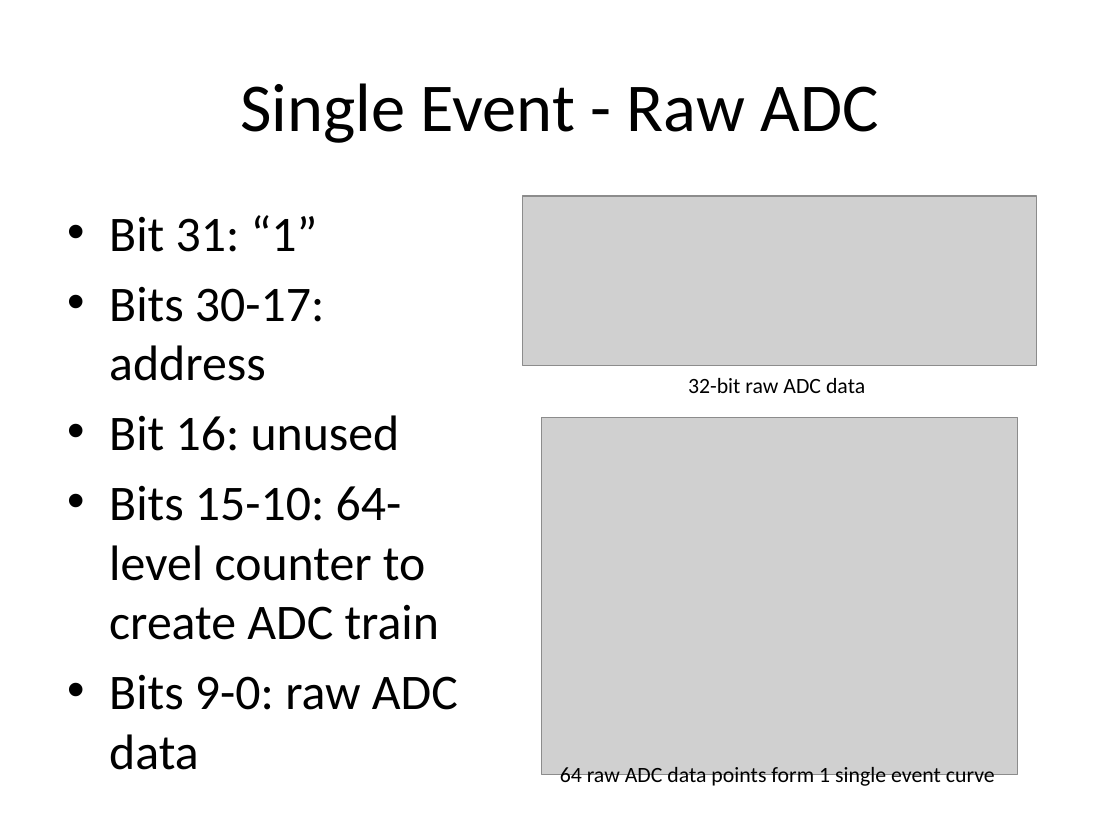
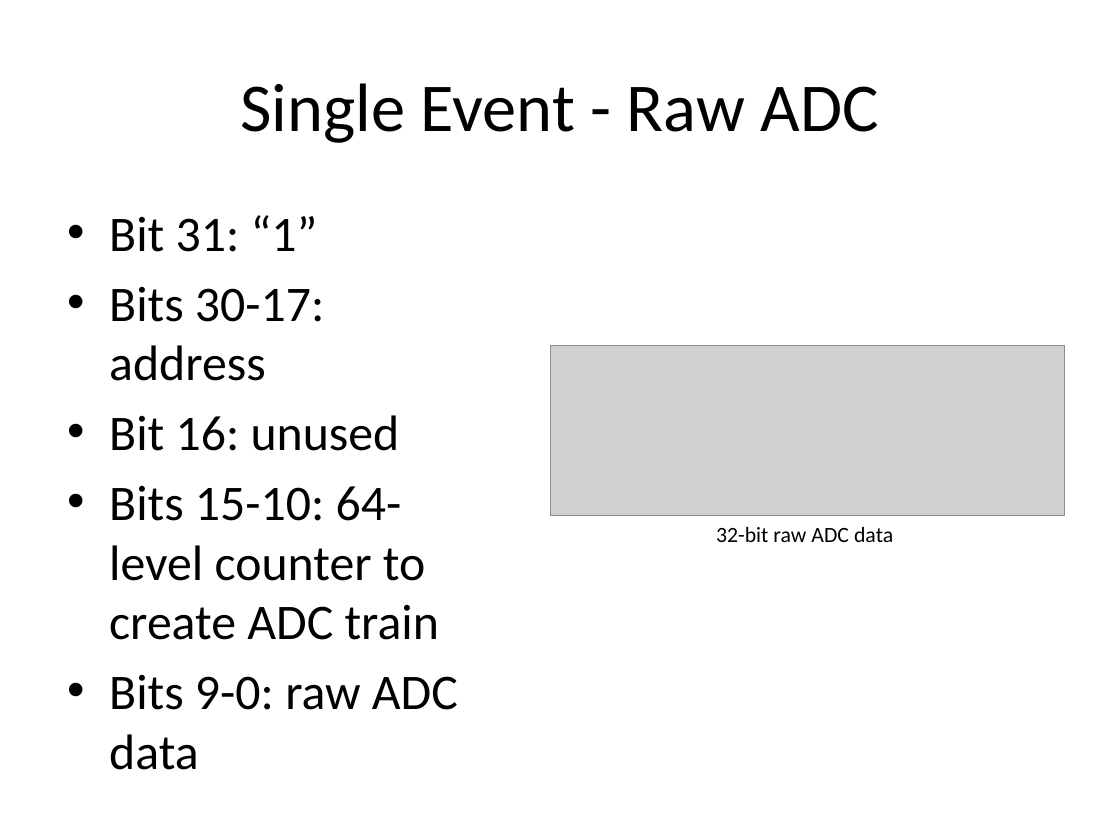
Before and after one commit to heejong/HostPC, a slide deck: slide 62 of Getting Started/GUI_design_OpenPET.pptx (slide 48 before the commit). Drawn at 1120x840 pixels with LibreOffice and Linux fonts; fonts in the diff are those of the drawing; grey boxes stand for pictures. Boxes give left, top, right and bottom in pixels: in the first picture for what was removed or moved away, otherwise in the second. Text is boxed around its words. In the diff, an @@ line names an element or a change of style, - is before the commit and + after.

```diff
--- a/Getting Started/GUI_design_OpenPET.pptx
+++ b/Getting Started/GUI_design_OpenPET.pptx
@@ picture: place and size @@
-picture at box(523, 196, 1037, 366)
+picture at box(551, 345, 1065, 515)
@@ picture removed at box(542, 418, 1018, 775) @@
@@ text "32-bit raw ADC data": place and size @@
-text "32-bit raw ADC data" at box(688, 378, 865, 393)
+text "32-bit raw ADC data" at box(716, 527, 893, 542)
@@ text removed at box(560, 767, 995, 789) @@
-64 raw ADC data points form 1 single event curve
```
Also in this commit, not shown: 7 other slides changed, 15 slides added, 1 slide removed, 2 other files.
